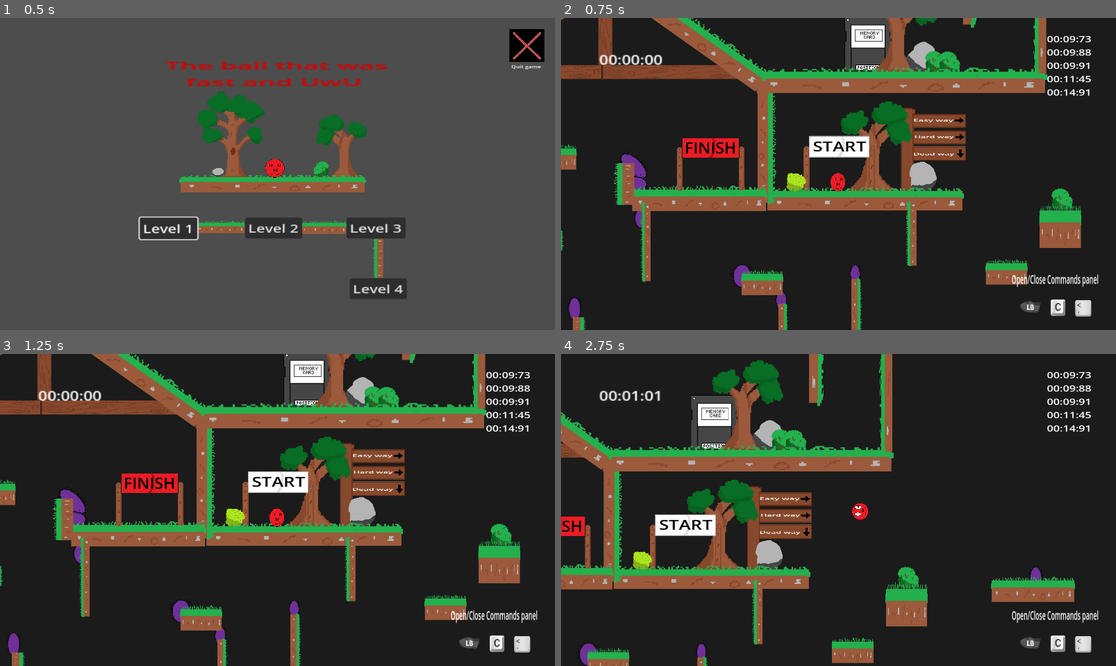
Above: before the commit, frames 1-4 (two rows, left to right).
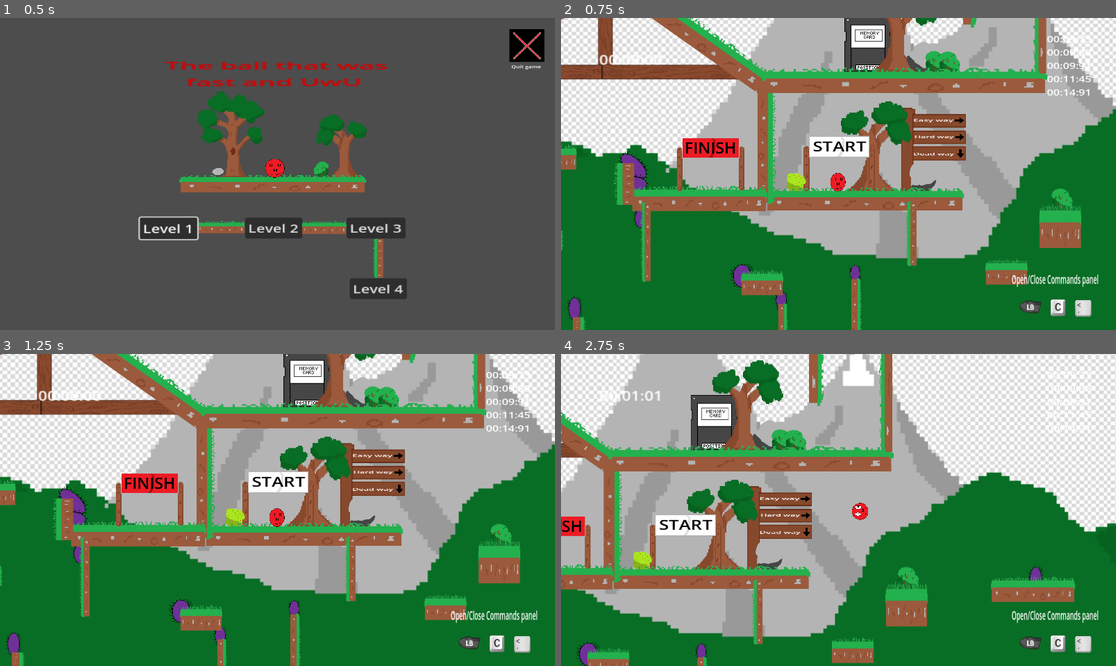
Above: after the commit, the same moments.

Repository: Mahnwe/TheBallThatWasUwU
Game: Godot game, scene res://Scenes/menu.tscn
Two runs of this game, one before a commit and one after it. Both use one fixed random seed, a clock stepped at 60 frames per second and the inputs below.
Inputs (mouse positions are in pixels of both pictures, inside the frame that each line leads up to):
- Up to frame 1 (0.5 s): no input
- Up to frame 2 (0.75 s): click "Level 1" at 0.5 s
- Up to frame 3 (1.25 s): no input
- Up to frame 4 (2.75 s): tap Enter at 1.25 s; move the mouse to (960, 494) at 1.27 s; hold D (move_right) from 1.28 s (still down); tap X (dash) at 1.35 s; click (960, 494) at 1.42 s; tap Space (jump) at 1.52, 2.27 s; move the mouse to (727, 525) at 2.02 s; tap F (next_level) at 2.1 s

Frame 1 is identical in both runs. In frame 2, 75% of the frame differs, in the area x 0-100%, y 0-100%; in frame 3, 75%; in frame 4, 78%.

Commit message:
Test the new background scale in level 1

Diff:
--- a/Scenes/level1.tscn
+++ b/Scenes/level1.tscn
@@ -20,6 +20,7 @@
 [ext_resource type="PackedScene" uid="uid://dd6m23uhhgmfy" path="res://Scenes/branches_bush.tscn" id="18_ebilh"]
 [ext_resource type="PackedScene" uid="uid://e0nrigj8kq3x" path="res://Scenes/berry_bush.tscn" id="19_8uqwt"]
 [ext_resource type="PackedScene" uid="uid://d1i4adf8kr3mh" path="res://Scenes/wooden_plank.tscn" id="20_fheu7"]
+[ext_resource type="Texture2D" uid="uid://7wxjwwtswujg" path="res://Arts/BackgroundSprite/NewBackgroundSprite.png" id="21_ocefe"]
 
 [node name="Level1" type="Node2D"]
 script = ExtResource("1_viwub")
@@ -636,12 +637,19 @@
 scale = Vector2(0.160002, 1)
 
 [node name="ColorRect" type="ColorRect" parent="."]
+visible = false
 z_index = -20
 offset_left = -2785.0
 offset_top = -1107.0
 offset_right = 925.0
 offset_bottom = 1022.0
 color = Color(0.10748, 0.10748, 0.10748, 1)
+
+[node name="Sprite2D" type="Sprite2D" parent="."]
+z_index = -25
+position = Vector2(-922, -54.75)
+scale = Vector2(2.8392, 2.85646)
+texture = ExtResource("21_ocefe")
 
 [connection signal="player_exited_game_area" from="GameArea" to="." method="_on_game_area_player_exited_game_area"]
 [connection signal="player_exited_start_area" from="StartArea" to="." method="_on_start_area_player_exited_start_area"]
Not shown: 1 places in Scenes/level1.tscn that only renumber resources
